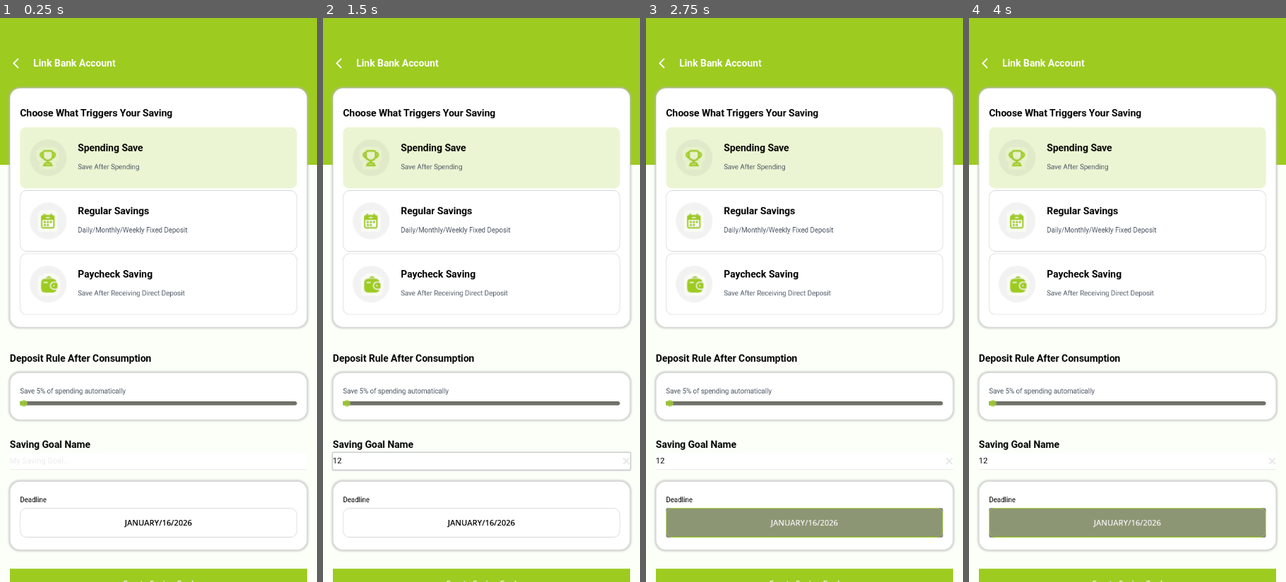
Above: before the commit, frames 1-4 (left to right).
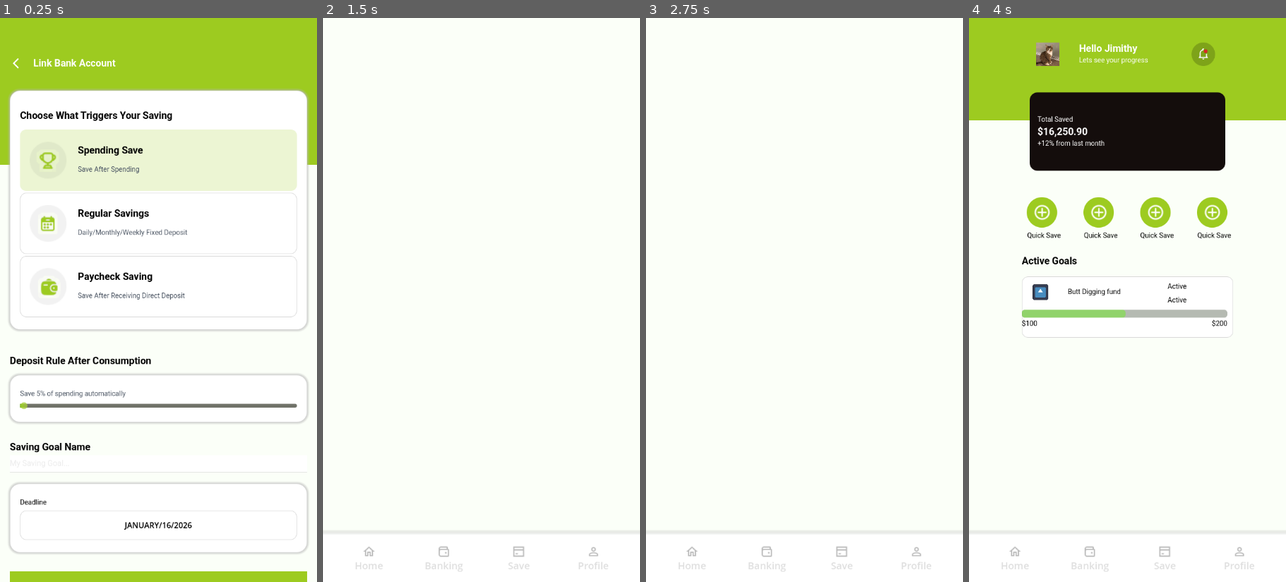
Above: after the commit, the same moments.

Repository: JUB-Yoush/4443-project
Game: Godot game, scene res://views/saving_goal_maker.tscn
Same seed, same stepped clock (60 frames per second), same inputs: the game is played once before the commit and once after it. The project has no main scene, so this scene is started directly. The engine's default icon, where the game draws it, is replaced by a stand-in: a white triangle on a blue panel in a dark square.
Inputs (mouse positions are in pixels of both pictures, inside the frame that each line leads up to; where the layout moved, square brackets give the same spot in the first picture):
- Up to frame 1 (0.25 s): no input
- Up to frame 2 (1.5 s): click (481, 463) at 0.52 s; type "12" at 0.6 s; click (481, 63) at 1.27 s
- Up to frame 3 (2.75 s): click (804, 519) at 2 s, where only the run before the commit has a clickable "JANUARY/16/2026"
- Up to frame 4 (4 s): click (1016, 559) at 2.75 s, where only the run after the commit has a clickable "Home"; click (1127, 305) [1127, 519] at 3.5 s

The runs differ from the first frame. In frame 1, 9.5% of the frame differs, in the area x 2-98%, y 12-100%; in frame 2, 31%; in frame 3, 35%, in the area x 0-100%, y 0-100%; in frame 4, 32%.

Commit message:
Navigation between screens

Diff:
--- a/new_game_project/models/linkbank.gd
+++ b/new_game_project/models/linkbank.gd
@@ -1 +1,4 @@
 extends Control
+@onready var returnBtn:Button = $PanelContainer/MarginContainer/VBoxContainer/Button2
+func _ready() -> void:
+	returnBtn.pressed.connect(func(): get_tree().change_scene_to_file("res://views/home.tscn"))
--- a/new_game_project/models/saving_goal_maker.gd
+++ b/new_game_project/models/saving_goal_maker.gd
@@ -15,6 +15,8 @@
 
 @onready var pay_save_percent_label:RichTextLabel = $PanelContainer/MarginContainer/VBoxContainer/SpendingControls/PaySave/PanelContainer/SavingControls/VBoxContainer/RichTextLabel2
 @onready var pay_save_percent_val:HSlider = $PanelContainer/MarginContainer/VBoxContainer/SpendingControls/PaySave/PanelContainer/SavingControls/VBoxContainer/HSlider
+
+@onready var returnBtn:Button = $PanelContainer/MarginContainer/VBoxContainer/Button2
 func _ready():
 	saving_button_select()
 	spend_btn.pressed.connect(saving_button_select)
@@ -23,6 +25,7 @@
 	spend_save_percent_val.value_changed.connect(spend_save_percent_val_change)
 	pay_save_percent_val.value_changed.connect(pay_save_percent_val_change)
 
+	returnBtn.pressed.connect(func(): get_tree().change_scene_to_file("res://views/saving_goals_viewer.tscn"))
 
 
 func saving_button_select():
--- a/new_game_project/views/linkbank.tscn
+++ b/new_game_project/views/linkbank.tscn
@@ -35,37 +35,51 @@
 layout_mode = 2
 size_flags_vertical = 0
 
-[node name="Header" type="HBoxContainer" parent="PanelContainer/MarginContainer/VBoxContainer"]
-layout_mode = 2
-
-[node name="TextureRect" type="TextureRect" parent="PanelContainer/MarginContainer/VBoxContainer/Header"]
+[node name="Button2" type="Button" parent="PanelContainer/MarginContainer/VBoxContainer"]
+self_modulate = Color(1, 1, 1, 0)
+clip_contents = true
+custom_minimum_size = Vector2(0, 55)
+layout_mode = 2
+
+[node name="Header" type="HBoxContainer" parent="PanelContainer/MarginContainer/VBoxContainer/Button2"]
+layout_mode = 2
+offset_right = 608.0
+offset_bottom = 54.0
+mouse_filter = 2
+
+[node name="TextureRect" type="TextureRect" parent="PanelContainer/MarginContainer/VBoxContainer/Button2/Header"]
 modulate = Color(0, 0, 0, 1)
 layout_mode = 2
+mouse_filter = 2
 texture = ExtResource("2_mgvib")
 expand_mode = 3
 stretch_mode = 5
 
-[node name="Spacer" type="Control" parent="PanelContainer/MarginContainer/VBoxContainer/Header"]
+[node name="Spacer" type="Control" parent="PanelContainer/MarginContainer/VBoxContainer/Button2/Header"]
 custom_minimum_size = Vector2(15, 0)
 layout_mode = 2
-
-[node name="VBoxContainer" type="VBoxContainer" parent="PanelContainer/MarginContainer/VBoxContainer/Header"]
-layout_mode = 2
-size_flags_horizontal = 3
-
-[node name="RichTextLabel" type="RichTextLabel" parent="PanelContainer/MarginContainer/VBoxContainer/Header/VBoxContainer"]
-custom_minimum_size = Vector2(100, 25)
-layout_mode = 2
-size_flags_vertical = 3
+mouse_filter = 2
+
+[node name="VBoxContainer" type="VBoxContainer" parent="PanelContainer/MarginContainer/VBoxContainer/Button2/Header"]
+layout_mode = 2
+size_flags_horizontal = 3
+mouse_filter = 2
+
+[node name="RichTextLabel" type="RichTextLabel" parent="PanelContainer/MarginContainer/VBoxContainer/Button2/Header/VBoxContainer"]
+custom_minimum_size = Vector2(100, 25)
+layout_mode = 2
+size_flags_vertical = 3
+mouse_filter = 2
 theme = ExtResource("1_64bqw")
 bbcode_enabled = true
 text = "[b]Link Bank Account[/b]"
 vertical_alignment = 1
 
-[node name="RichTextLabel2" type="RichTextLabel" parent="PanelContainer/MarginContainer/VBoxContainer/Header/VBoxContainer"]
-custom_minimum_size = Vector2(0, 25)
-layout_mode = 2
-size_flags_vertical = 3
+[node name="RichTextLabel2" type="RichTextLabel" parent="PanelContainer/MarginContainer/VBoxContainer/Button2/Header/VBoxContainer"]
+custom_minimum_size = Vector2(0, 25)
+layout_mode = 2
+size_flags_vertical = 3
+mouse_filter = 2
 theme = ExtResource("1_64bqw")
 theme_type_variation = &"GreyText"
 bbcode_enabled = true
--- a/new_game_project/views/login.tscn
+++ b/new_game_project/views/login.tscn
@@ -1,11 +1,11 @@
 [gd_scene load_steps=8 format=3 uid="uid://bjd20p1xqdbc6"]
 
 [ext_resource type="Theme" uid="uid://b8o6p1tkrcyh8" path="res://assets/themes/mainScreen.tres" id="1_d2qca"]
-[ext_resource type="Script" uid="uid://d4giq45p648pc" path="res://controllers/login.gd" id="1_wsb03"]
+[ext_resource type="Script" path="res://controllers/login.gd" id="1_wsb03"]
 [ext_resource type="StyleBox" uid="uid://dr1t3k8nlou4c" path="res://assets/themes/green_button.tres" id="2_g77um"]
-[ext_resource type="FontFile" uid="uid://dmv47mdya5kj5" path="res://assets/fonts/roboto/Roboto-Regular.ttf" id="2_tc5yd"]
-[ext_resource type="FontFile" uid="uid://d0ufi8aatsqjn" path="res://assets/fonts/roboto/Roboto-Italic.ttf" id="3_8va1s"]
-[ext_resource type="FontFile" uid="uid://xgqmaqr2oy03" path="res://assets/fonts/roboto/Roboto-Bold.ttf" id="3_vuvgv"]
+[ext_resource type="FontFile" uid="uid://dmv47mdya5kj5" path="res://assets/fonts/Roboto/Roboto-Regular.ttf" id="2_tc5yd"]
+[ext_resource type="FontFile" uid="uid://d0ufi8aatsqjn" path="res://assets/fonts/Roboto/Roboto-Italic.ttf" id="3_8va1s"]
+[ext_resource type="FontFile" uid="uid://xgqmaqr2oy03" path="res://assets/fonts/Roboto/Roboto-Bold.ttf" id="3_vuvgv"]
 
 [sub_resource type="StyleBoxFlat" id="StyleBoxFlat_g77um"]
 content_margin_left = 8.0
--- a/new_game_project/views/saving_goal_maker.tscn
+++ b/new_game_project/views/saving_goal_maker.tscn
@@ -6,8 +6,8 @@
 [ext_resource type="Texture2D" uid="uid://cp55l1soxy3vx" path="res://assets/ui/icons/Trophy.png" id="4_ghnlt"]
 [ext_resource type="Texture2D" uid="uid://bhse3s1xiw26b" path="res://assets/ui/icons/Calendar.png" id="5_8bija"]
 [ext_resource type="Texture2D" uid="uid://dkn5t4we4nvrb" path="res://assets/ui/icons/Camera.png" id="6_dl64n"]
-[ext_resource type="ButtonGroup" uid="uid://p8jx8mtkudlf" path="res://controllers/regular_savings_buttons.tres" id="7_u0hoq"]
-[ext_resource type="PackedScene" uid="uid://b0gp7nu0w134i" path="res://views/navbar.tscn" id="8_op3nj"]
+[ext_resource type="ButtonGroup" uid="uid://p8jx8mtkudlf" path="res://controllers/savings_group.tres" id="7_u0hoq"]
+[ext_resource type="PackedScene" uid="uid://cvq00dll7ofrn" path="res://views/navbar.tscn" id="8_op3nj"]
 
 [sub_resource type="Theme" id="Theme_1rgwa"]
 
@@ -45,22 +45,34 @@
 layout_mode = 2
 size_flags_vertical = 0
 
-[node name="Header" type="HBoxContainer" parent="PanelContainer/MarginContainer/VBoxContainer"]
-layout_mode = 2
-
-[node name="TextureRect" type="TextureRect" parent="PanelContainer/MarginContainer/VBoxContainer/Header"]
-layout_mode = 2
+[node name="Button2" type="Button" parent="PanelContainer/MarginContainer/VBoxContainer"]
+self_modulate = Color(1, 1, 1, 0)
+clip_contents = true
+custom_minimum_size = Vector2(0, 30)
+layout_mode = 2
+
+[node name="Header" type="HBoxContainer" parent="PanelContainer/MarginContainer/VBoxContainer/Button2"]
+layout_mode = 2
+offset_right = 608.0
+offset_bottom = 25.0
+mouse_filter = 2
+
+[node name="TextureRect" type="TextureRect" parent="PanelContainer/MarginContainer/VBoxContainer/Button2/Header"]
+layout_mode = 2
+mouse_filter = 2
 texture = ExtResource("2_toj3i")
 expand_mode = 3
 
-[node name="Spacer" type="Control" parent="PanelContainer/MarginContainer/VBoxContainer/Header"]
+[node name="Spacer" type="Control" parent="PanelContainer/MarginContainer/VBoxContainer/Button2/Header"]
 custom_minimum_size = Vector2(15, 0)
 layout_mode = 2
-
-[node name="RichTextLabel" type="RichTextLabel" parent="PanelContainer/MarginContainer/VBoxContainer/Header"]
+mouse_filter = 2
+
+[node name="RichTextLabel" type="RichTextLabel" parent="PanelContainer/MarginContainer/VBoxContainer/Button2/Header"]
 custom_minimum_size = Vector2(500, 25)
 layout_mode = 2
 size_flags_vertical = 3
+mouse_filter = 2
 theme = ExtResource("1_8fir6")
 theme_override_colors/default_color = Color(1, 1, 1, 1)
 bbcode_enabled = true
@@ -367,7 +379,6 @@
 theme_override_colors/font_focus_color = Color(0, 0, 0, 1)
 theme_override_colors/font_pressed_color = Color(0, 0, 0, 1)
 toggle_mode = true
-button_group = ExtResource("8_op3nj")
 text = "Daily"
 
 [node name="BankButton4" type="Button" parent="PanelContainer/MarginContainer/VBoxContainer/SpendingControls/RegSave/PanelContainer/SavingControls/VBoxContainer/HBoxContainer"]
@@ -379,7 +390,6 @@
 theme_override_colors/font_focus_color = Color(0, 0, 0, 1)
 theme_override_colors/font_pressed_color = Color(0, 0, 0, 1)
 toggle_mode = true
-button_group = ExtResource("8_op3nj")
 text = "Weekly"
 
 [node name="BankButton5" type="Button" parent="PanelContainer/MarginContainer/VBoxContainer/SpendingControls/RegSave/PanelContainer/SavingControls/VBoxContainer/HBoxContainer"]
@@ -391,7 +401,6 @@
 theme_override_colors/font_focus_color = Color(0, 0, 0, 1)
 theme_override_colors/font_pressed_color = Color(0, 0, 0, 1)
 toggle_mode = true
-button_group = ExtResource("8_op3nj")
 text = "Monthly
 "
 
--- a/new_game_project/views/signup.tscn
+++ b/new_game_project/views/signup.tscn
@@ -1,10 +1,10 @@
-[gd_scene load_steps=8 format=3 uid="uid://5f6o86te5r6b"]
+[gd_scene load_steps=8 format=3 uid="uid://fwgcdj117s66"]
 
 [ext_resource type="Script" uid="uid://cvrkmgd1artk4" path="res://controllers/signup.gd" id="1_8iu7o"]
 [ext_resource type="Theme" uid="uid://b8o6p1tkrcyh8" path="res://assets/themes/mainScreen.tres" id="2_c7nhb"]
-[ext_resource type="FontFile" uid="uid://dmv47mdya5kj5" path="res://assets/fonts/roboto/Roboto-Regular.ttf" id="3_i1rk7"]
-[ext_resource type="FontFile" uid="uid://d0ufi8aatsqjn" path="res://assets/fonts/roboto/Roboto-Italic.ttf" id="4_356c8"]
-[ext_resource type="FontFile" uid="uid://xgqmaqr2oy03" path="res://assets/fonts/roboto/Roboto-Bold.ttf" id="5_1tb6r"]
+[ext_resource type="FontFile" uid="uid://dmv47mdya5kj5" path="res://assets/fonts/Roboto/Roboto-Regular.ttf" id="3_i1rk7"]
+[ext_resource type="FontFile" uid="uid://d0ufi8aatsqjn" path="res://assets/fonts/Roboto/Roboto-Italic.ttf" id="4_356c8"]
+[ext_resource type="FontFile" uid="uid://xgqmaqr2oy03" path="res://assets/fonts/Roboto/Roboto-Bold.ttf" id="5_1tb6r"]
 [ext_resource type="StyleBox" uid="uid://dr1t3k8nlou4c" path="res://assets/themes/green_button.tres" id="6_mba3y"]
 
 [sub_resource type="StyleBoxFlat" id="StyleBoxFlat_g77um"]
Not shown: 1 places in new_game_project/assets/themes/green_button.tres that only renumber resources
Not shown: 1 places in new_game_project/views/home.tscn that only renumber resources
Not shown: 1 places in new_game_project/views/linkbank.tscn that only renumber resources
Not shown: 1 places in new_game_project/views/navbar.tscn that only renumber resources
Not shown: 1 places in new_game_project/views/saving_goal_maker.tscn that only renumber resources
Not shown: 1 places in new_game_project/views/saving_goals_viewer.tscn that only renumber resources
